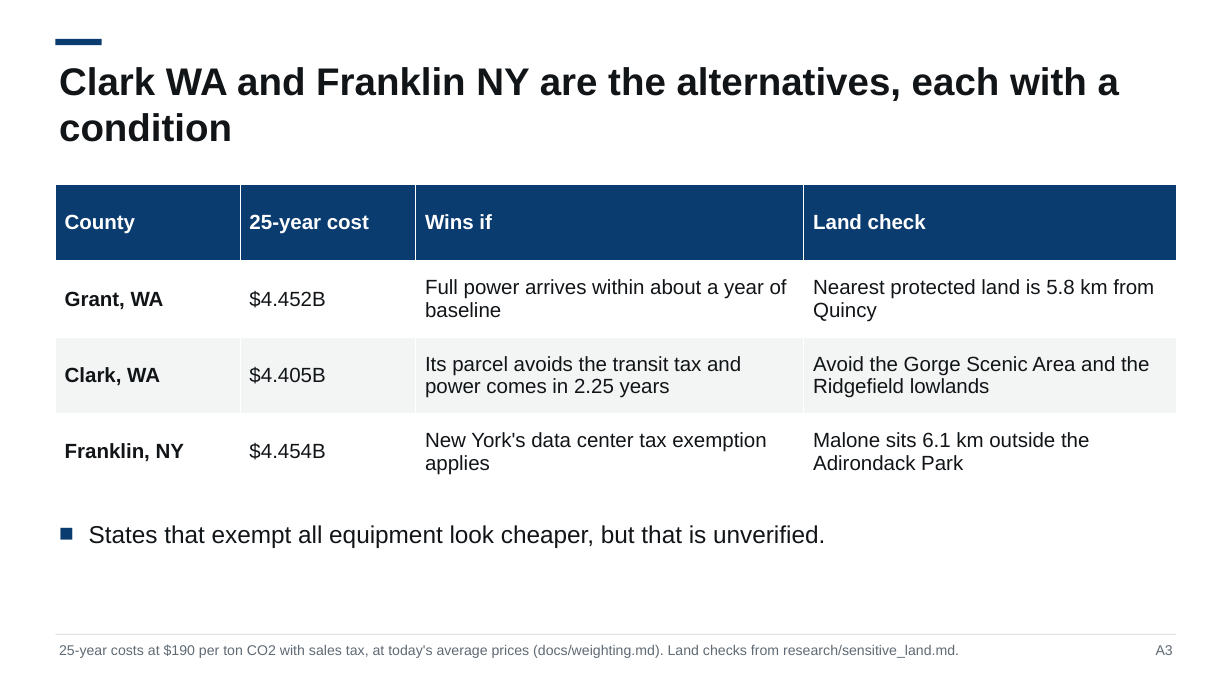
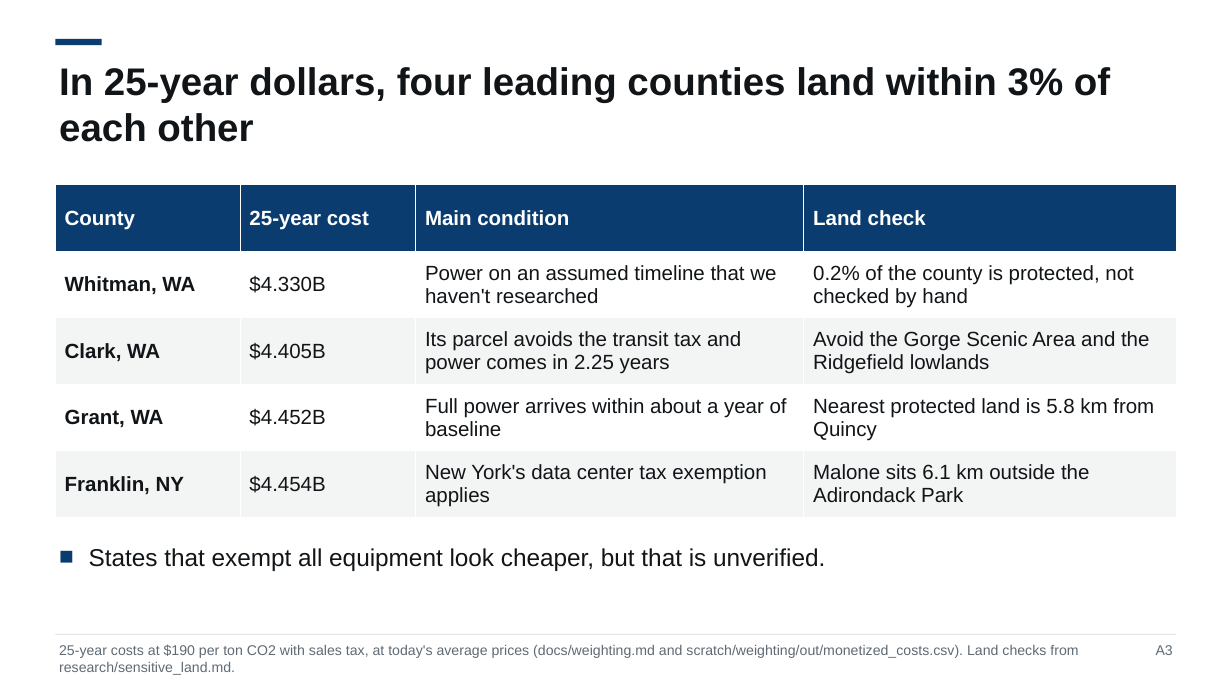
Before and after one commit to NeilKhandelwal/BAC-Hackathon, a slide deck: slide 11 of docs/deck/pitch_template.pptx (slide 12 before the commit). Drawn at 1232x693 pixels with LibreOffice and Linux fonts; fonts in the diff are those of the drawing. Boxes give left, top, right and bottom in pixels: in the first picture for what was removed or moved away, otherwise in the second. Text is boxed around its words. In the diff, an @@ line names an element or a change of style, - is before the commit and + after.

Commit message:
Finish round 2 of the deck after the advisor's review
Merge the risk and plan slides, add Whitman to the dollar comparison,
correct the grid carbon range, describe farmland as crops and pasture,
and record the round in the build log.

```diff
--- a/docs/deck/pitch_template.pptx
+++ b/docs/deck/pitch_template.pptx
@@ text at (59,67,1110,142): text changed @@
-Clark WA and Franklin NY are the alternatives, each with a condition
+In 25-year dollars, four leading counties land within 3% of each other
@@ table at (55,185,1177,518) @@
-row 1: County | 25-year cost | Wins if | Land check
+row 1: County | 25-year cost | Main condition | Land check
+row 2: Whitman, WA | $4.330B | Power on an assumed timeline that we haven't researched | 0.2% of the county is protected, not checked by hand
+row 3: Clark, WA | $4.405B | Its parcel avoids the transit tax and power comes in 2.25 years | Avoid the Gorge Scenic Area and the Ridgefield lowlands
-row 3: Clark, WA | $4.405B | Its parcel avoids the transit tax and power comes in 2.25 years | Avoid the Gorge Scenic Area and the Ridgefield lowlands
@@ text "States that exempt all equipment ...": place and size @@
-text "States that exempt all equipment ..." at (89,525,825,548)
+text "States that exempt all equipment ..." at (89,548,825,571)
@@ text at (59,644,1078,675): text changed @@
-25-year costs at $190 per ton CO2 with sales tax, at today's average prices (docs/weighting.md). Land checks from research/sensitive_land.md.
+25-year costs at $190 per ton CO2 with sales tax, at today's average prices (docs/weighting.md and scratch/weighting/out/monetized_costs.csv). Land checks from research/sensitive_land.md.
```
Also in this commit, not shown: 8 other slides changed, 1 slide removed, 18 other files.
